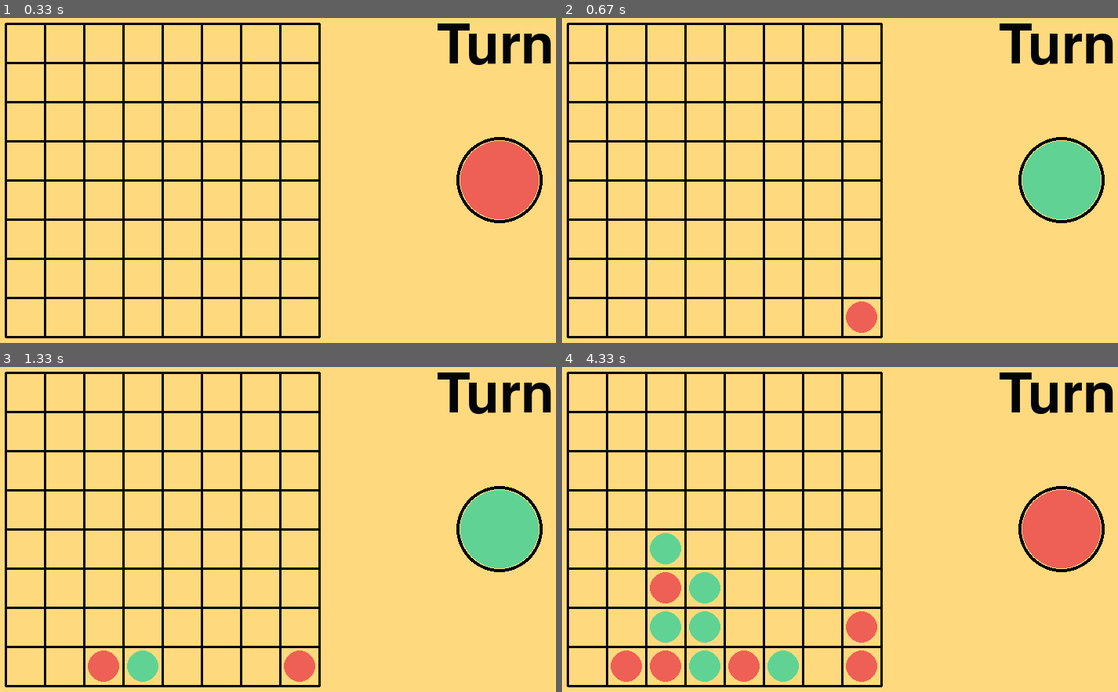
Above: before the commit, frames 1-4 (two rows, left to right).
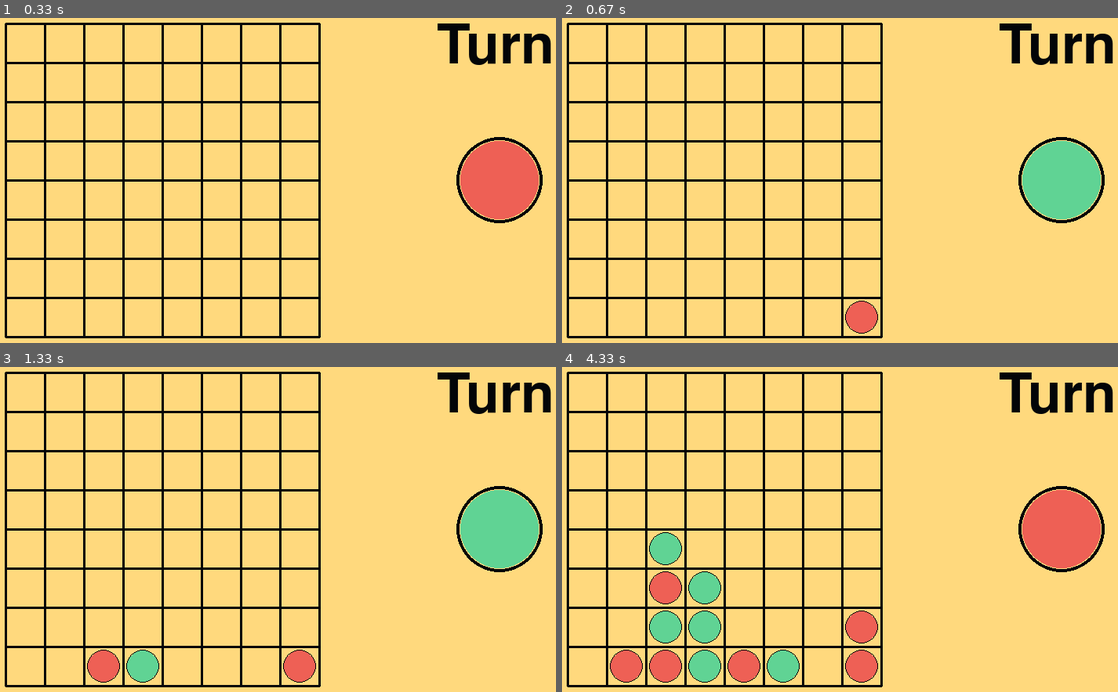
Above: after the commit, the same moments.

Repository: Lucasgarciamdz/4-en-linea-Lucasgarciamdz
Game: pygame game, started from pygame_4_in_line.py
Two runs of this game, one before a commit and one after it. Both use one fixed random seed, a clock stepped at 60 frames per second and the inputs below.
Inputs (mouse positions are in pixels of both pictures, inside the frame that each line leads up to):
- Up to frame 1 (0.33 s): no input
- Up to frame 2 (0.67 s): click (856, 196) at 0.38 s
- Up to frame 3 (1.33 s): click (150, 532) at 0.72 s; click (100, 620) at 1.08 s
- Up to frame 4 (4.33 s): click (717, 451) at 1.55 s; click (878, 578) at 1.88 s; click (778, 448) at 2.22 s; click (612, 441) at 2.55 s; click (650, 568) at 2.88 s; click (673, 454) at 3.22 s; click (717, 597) at 3.55 s; click (728, 461) at 3.88 s; click (667, 672) at 4.22 s

Frame 1 is identical in both runs. In frame 2, less than 0.1% of the frame differs, in the area x 50-57%, y 86-98%; in frame 3, 0.1%; in frame 4, 0.5%, in the area x 8-57%, y 50-98%.

Commit message:
pequeños cambios

Diff:
--- a/cmd_4_in_line.py
+++ b/cmd_4_in_line.py
@@ -7,9 +7,14 @@
     while True:
         print_board(game.board)
 
-        column = int(input("Player {}, choose a column: ".format(game.player)))
         try:
+            kkk = input("Player {}, choose a column: ".format(game.player))
+            if kkk == 'q':
+                break
+            column = int(kkk)
             game.insert_chip(column)
+        except ValueError:
+            print("You must enter a number")
         except Overflow:
             print("Overflow")
         except FullColumn:
--- a/exceptions_4_in_line.py
+++ b/exceptions_4_in_line.py
@@ -4,3 +4,6 @@
 
 class Overflow(Exception):
     pass
+
+class Wrong_input(Exception):
+    pass
--- a/pygame_4_in_line.py
+++ b/pygame_4_in_line.py
@@ -70,9 +70,13 @@
                     if self.game.board[row][col] == PLAYER_ONE:
                         pygame.draw.circle(self.DISPLAY, RED,
                                            (75 + 50 * col, 75 + 50 * row), 20)
+                        pygame.draw.circle(self.DISPLAY, BLACK,
+                                            (75 + 50 * col, 75 + 50 * row), 21,width=1)
                     elif self.game.board[row][col] == PLAYER_TWO:
                         pygame.draw.circle(self.DISPLAY, GREEN,
                                            (75 + 50 * col, 75 + 50 * row), 20)
+                        pygame.draw.circle(self.DISPLAY, BLACK,
+                                            (75 + 50 * col, 75 + 50 * row), 21,width=1)
 
         if self.game.winner == PLAYER_ONE:
             winner_color = "Red"
--- a/test_cmd_4_in_line.py
+++ b/test_cmd_4_in_line.py
@@ -2,6 +2,7 @@
 from unittest.mock import patch
 from exceptions_4_in_line import *
 from rules_4_in_line import FourInLine
+from cmd_4_in_line import main, print_board
 
 
 class Test4InLine(unittest.TestCase):
@@ -10,6 +11,10 @@
         with patch('random.randint', return_value=1):
             self.game = FourInLine()
 
+    # def test_q_exit(self):
+    #     with patch('builtins.input', return_value='q'):
+    #         main()
+
 
 if __name__ == '__main__':
     unittest.main()
